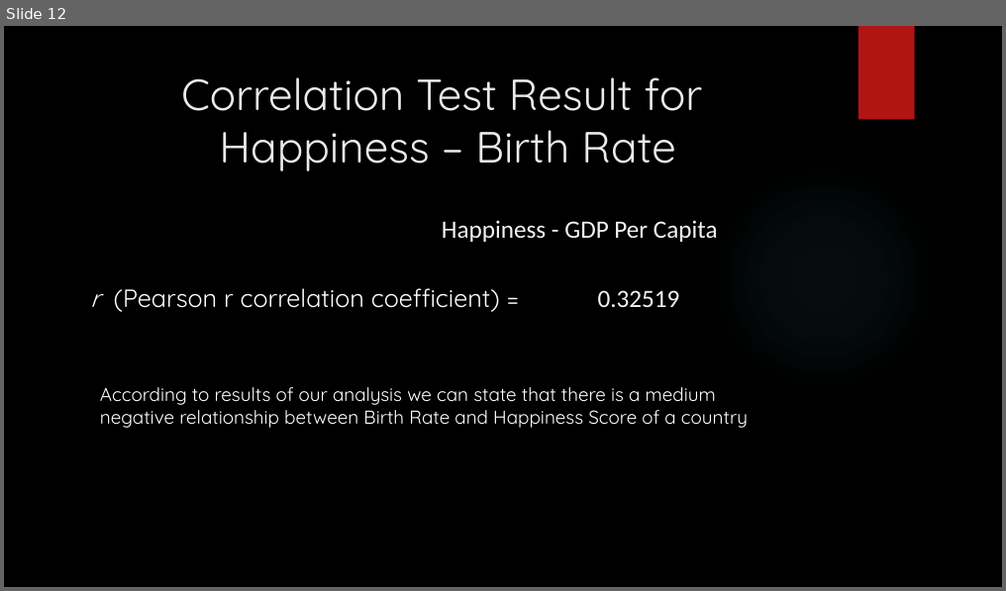
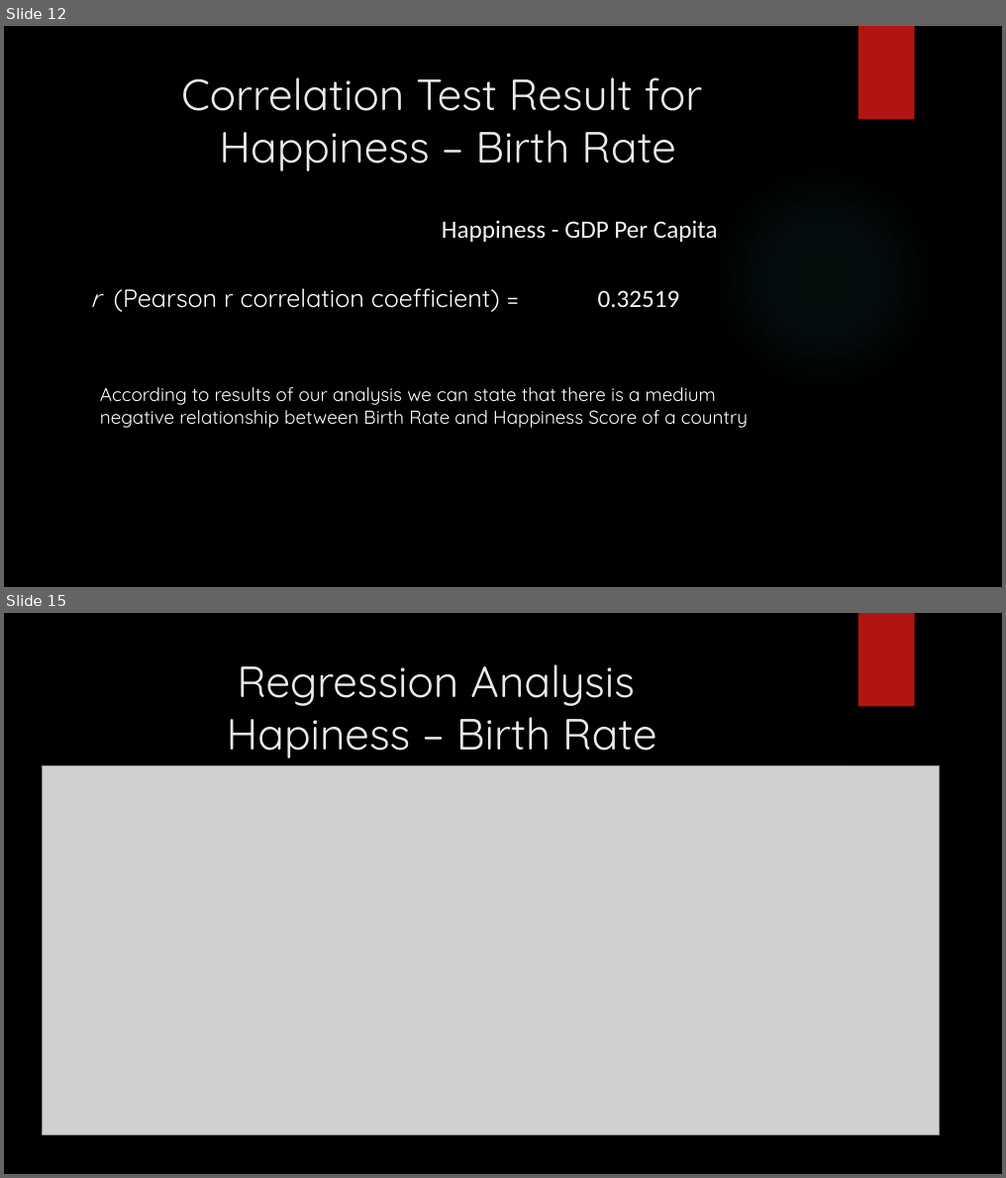
Before and after one commit to sinancengiz/World_Happiness, a slide deck: Project_1_Team_7_Presentation.pptx. Shown one above the other, each under a label of ours: slide 12 before the commit, slides 12 and 15 after it; the slides between them are not shown. The pictures are 1006x591 and 1006x1178 pixels, drawn with LibreOffice and Linux fonts; fonts in the diff are those of the drawing; grey boxes stand for pictures; background and template pictures are left out. Boxes give left, top, right and bottom in pixels: in the first picture for what was removed or moved away, otherwise in the second. Text is boxed around its words. In the diff, an @@ line names an element or a change of style, - is before the commit and + after.

Commit message:
regration analysis result added into powerpoint

```diff
--- a/Project_1_Team_7_Presentation.pptx
+++ b/Project_1_Team_7_Presentation.pptx
@@ slide 15 added at (x1=4, y1=613, x2=1002, y2=1174), background picture (left out); not listed: 2 template elements that a slide beside it also shows @@
@@ title added at (x1=227, y1=664, x2=656, y2=759), 42 pt, text #EBEBEB @@
+Regression Analysis
+Hapiness – Birth Rate
@@ picture added at (x1=43, y1=766, x2=939, y2=1136) @@
```
Also in this commit, not shown: 3 other slides added.
